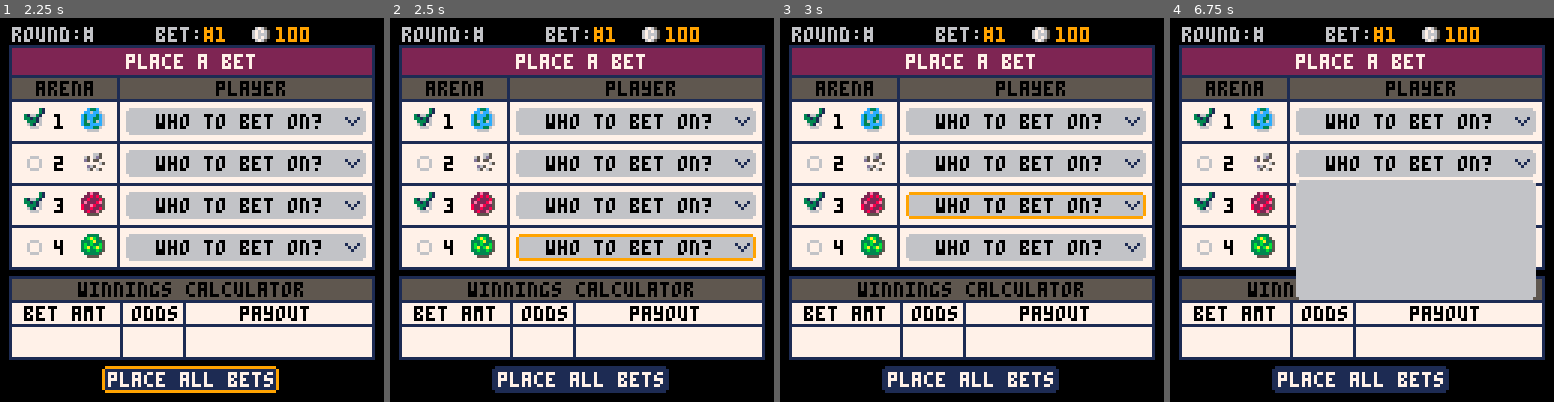
Above: before the commit, frames 1-4 (left to right).
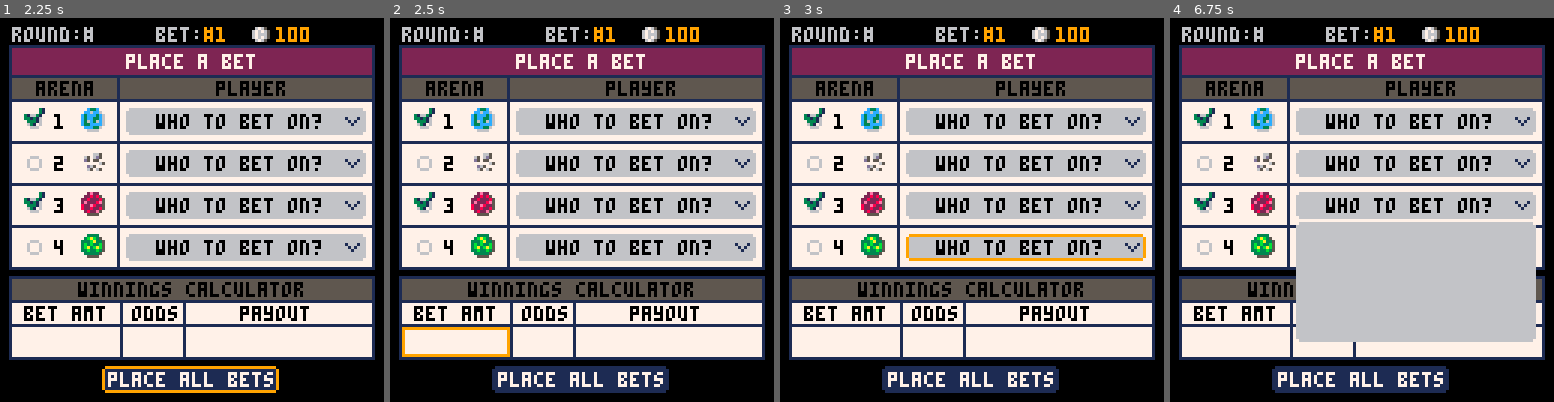
Above: after the commit, the same moments.

Repository: suspicious-smoke/club-bets-pico8
Game: PICO-8 cartridge club-bets.p8
Same seed, same stepped clock (60 frames per second), same inputs: the game is played once before the commit and once after it.
Inputs:
- Up to frame 1 (2.25 s): tap O (Z key) at 0.33, 1.07, 2.22 s; tap Down at 0.7 s; tap X (X key) at 1.43, 2.07 s; hold Up from 1.97 s (still down)
- Up to frame 2 (2.5 s): keep holding Up
- Up to frame 3 (3 s): release Up at 2.63 s; hold Right from 2.68 s (still down); tap X (X key) at 2.82 s
- Up to frame 4 (6.75 s): release Right at 3.02 s; hold Down 3.07-3.73 s; tap X (X key) every 0.75 s from 3.57 to 6.57 s; tap O (Z key) at 3.72, 5.22, 6.72 s; hold Left 3.78-4.12 s; hold Up 4.17-4.5 s; hold Left 4.55-5.05 s; hold Right 5.1-5.93 s; hold Up 5.98-6.65 s; hold Right from 6.7 s (still down)

Frame 1 is identical in both runs. In frame 2, 1.6% of the frame differs, in the area x 3-96%, y 56-89%; in frame 3, 2.1%; in frame 4, 10%, in the area x 32-96%, y 42-85%.

Commit message:
work on bet page

Diff:
--- a/club-bets.p8
+++ b/club-bets.p8
@@ -21,7 +21,9 @@
 			add(bets[i],false)
 		end
 	end
-
+	-- for i=1,4 do
+	-- 	bets[1][i*4]=true
+	-- end
 	players={
 		--{name,abreiv,strength,{categories}}
 		{"slime","slm",10},
@@ -104,25 +106,26 @@
 	_drw=drw_betpage
 	arena_sel=1
 	plyr_sel=1
+	current_bet=1
 	md_sel_plyr=false
 end
 
 function upd_betpage()
 	if md_sel_plyr then
 		if btnp(⬆️) then
-			plyr_sel=(plyr_sel-2)%5+1
+			plyr_sel=(plyr_sel-2)%4+1
 		elseif btnp(⬇️) then
-			plyr_sel=(plyr_sel%5)+1
+			plyr_sel=(plyr_sel%4)+1
 		elseif btnp(🅾️) or btnp(❎) then
 			md_sel_plyr=false
 		end
 	else
 		if btnp(⬆️) then
-			arena_sel=(arena_sel-2)%5+1
+			arena_sel=(arena_sel-2)%6+1
 		elseif btnp(⬇️) then
-			arena_sel=(arena_sel%5)+1
+			arena_sel=(arena_sel%6)+1
 		elseif btnp(🅾️) then
-			if arena_sel==5 then
+			if arena_sel==6 then
 				--complete bets
 			else
 				md_sel_plyr=true
@@ -160,7 +163,15 @@
 		spr(106+i%2,8,16+i*14)
 		print(i,18,18+i*14,0)
 		spr(101+i,27,16+i*14)--planet
-		print("who to bet on?",52,18+i*14,0)
+		--get player
+		local plyr_str="who to bet on?"
+		for plyr=1,4 do
+			local _pid=arenas[(i-1)*4+plyr]--get player id
+			if bets[current_bet][_pid] then
+				plyr_str=players[_pid][1].." "..bet_odds[_pid]..":1"
+			end
+		end
+		print(plyr_str,52,18+i*14,0)
 		spr(68,115,19+i*14)
 	end
 
@@ -188,6 +198,9 @@
 	line(3,94,124,94,1)--hline1
 	line(3,102,124,102,1)--hline2
 	print("bet amt",8,96,0)
+	if arena_sel==5 then
+		rrect(4,103,36,10,0,9)
+	end
 	line(40,94,40,112,1)--vline1
 	print("odds",44,96,0)
 	line(61,94,61,112,1)--vline2
@@ -195,7 +208,7 @@
 	--button
 	rrectfill(34,116,59,9,1,1)
 	print("place all bets",36,118,7)
-	if arena_sel==5 then
+	if arena_sel==6 then
 		rrect(34,116,59,9,1,9)
 	end
 end
